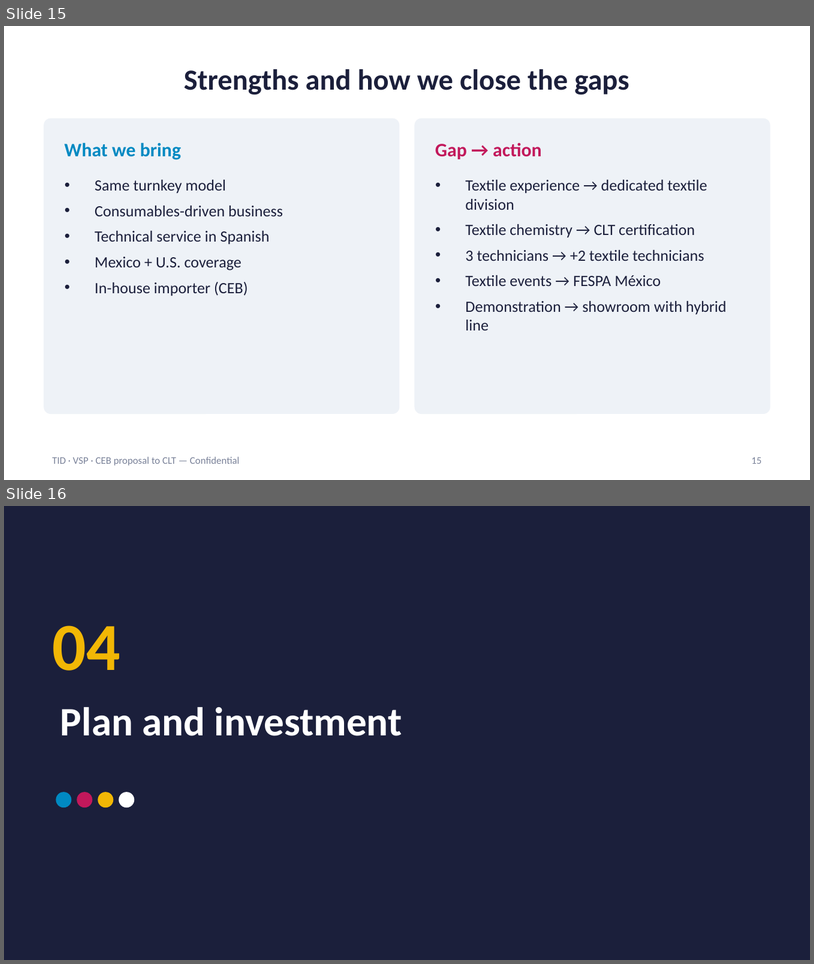
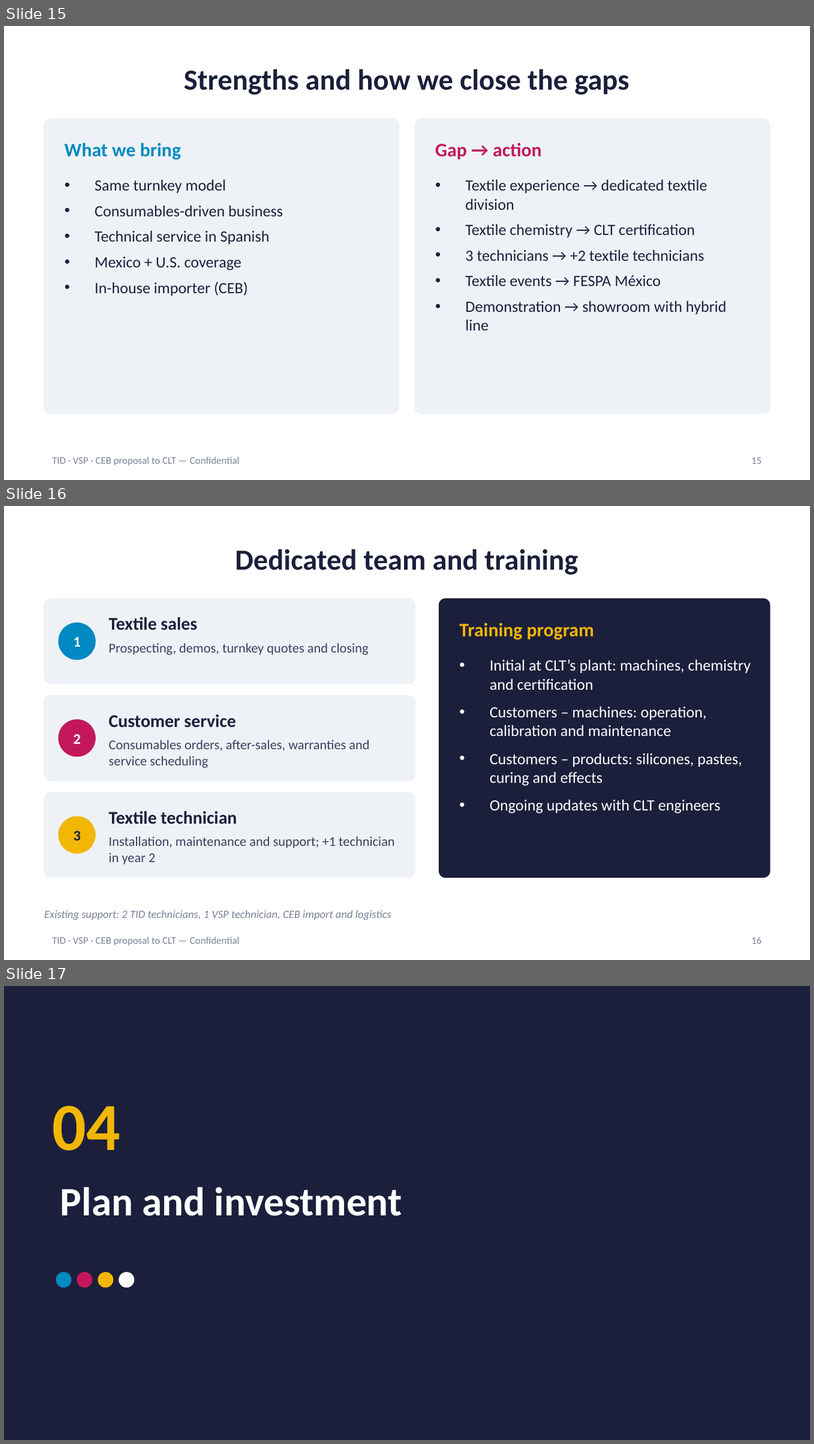
Before and after one commit to carlosmoreno793508/Cosas-Carlos, a slide deck: propuesta-clt/CLT_Proposal_Presentation_EN.pptx. Shown one above the other, each under a label of ours: slides 15 and 16 before the commit, slides 15, 16 and 17 after it. The pictures are 814x964 and 814x1444 pixels, drawn with LibreOffice and Linux fonts; fonts in the diff are those of the drawing. Boxes give left, top, right and bottom in pixels: in the first picture for what was removed or moved away, otherwise in the second. Text is boxed around its words. In the diff, an @@ line names an element or a change of style, - is before the commit and + after.

```diff
--- a/propuesta-clt/CLT_Proposal_Presentation_EN.pptx
+++ b/propuesta-clt/CLT_Proposal_Presentation_EN.pptx
@@ slide 16 added at (4,506,810,960), background #FFFFFF; not listed: 1 template element that a slide beside it also shows @@
@@ title added at (235,549,578,575), 26 pt, text #1B1F3B, bold @@
+Dedicated team and training
@@ rounded rectangle added at (44,599,415,684), fill #EEF2F7, outline #EEF2F7 1 pt @@
@@ rounded rectangle added at (440,599,770,877), fill #1B1F3B, outline #1B1F3B 1 pt @@
@@ ellipse added at (59,623,95,659), fill #0089C2, outline #0089C2 1 pt @@
@@ text added at (109,617,197,630), 16 pt, text #1B1F3B, bold @@
+Textile sales
@@ text added at (459,622,594,640), 17 pt, text #F2B705, bold @@
+Training program
@@ text added at (74,637,81,646), 13 pt, text #FFFFFF, bold @@
+1
@@ text added at (109,643,368,655), 12 pt, text #3A4060 @@
+Prospecting, demos, turnkey quotes and closing
@@ text added at (490,659,752,813), 14 pt, text #FFFFFF @@
+• Initial at CLT’s plant: machines, chemistry and certification
+• Customers – machines: operation, calibration and maintenance
+• Customers – products: silicones, pastes, curing and effects
+• Ongoing updates with CLT engineers
@@ rounded rectangle added at (44,696,415,780), fill #EEF2F7, outline #EEF2F7 1 pt @@
@@ ellipse added at (59,720,95,756), fill #C2185B, outline #C2185B 1 pt @@
@@ text added at (109,714,236,727), 16 pt, text #1B1F3B, bold @@
+Customer service
@@ text added at (74,734,81,744), 13 pt, text #FFFFFF, bold @@
+2
@@ text added at (109,739,369,768), 12 pt, text #3A4060 @@
+Consumables orders, after-sales, warranties and service scheduling
@@ rounded rectangle added at (44,792,415,877), fill #EEF2F7, outline #EEF2F7 1 pt @@
@@ text added at (109,811,237,824), 16 pt, text #1B1F3B, bold @@
+Textile technician
@@ ellipse added at (59,816,95,853), fill #F2B705, outline #F2B705 1 pt @@
@@ text added at (74,831,81,840), 13 pt, text #1B1F3B, bold @@
+3
@@ text added at (109,836,395,864), 12 pt, text #3A4060 @@
+Installation, maintenance and support; +1 technician in year 2
@@ text added at (44,910,392,919), 10 pt, text #7A8299, italic @@
+Existing support: 2 TID technicians, 1 VSP technician, CEB import and logistics
@@ page number added at (752,936,762,943), 9 pt, text #7A8299 @@
+16
@@ what was slide 16 is now slide 17 @@
```
Also in this commit, not shown: 4 slides changed, 7 other files.
